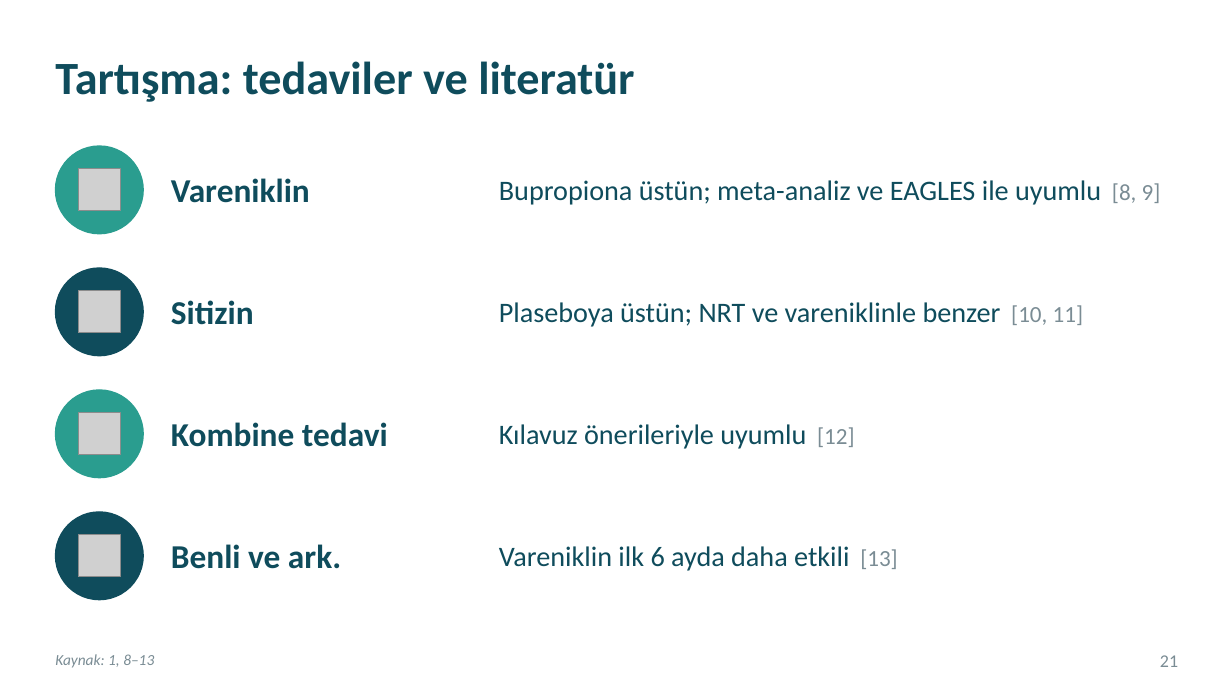
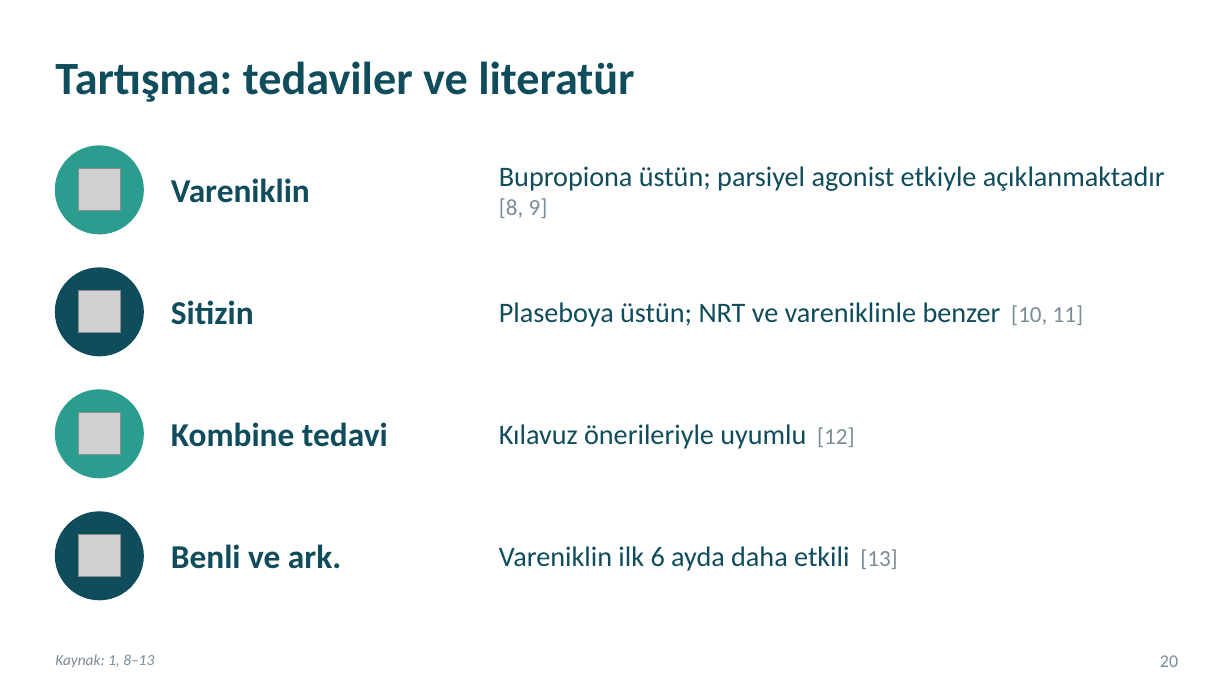
Before and after one commit to kiranahmet/Claude, a slide deck: slide 20 of Sunumlar/Makale_Sunumu_Sigara_Birakma.pptx (slide 21 before the commit). Drawn at 1232x693 pixels with LibreOffice and Linux fonts; fonts in the diff are those of the drawing; grey boxes stand for pictures. Boxes give left, top, right and bottom in pixels: in the first picture for what was removed or moved away, otherwise in the second. Text is boxed around its words. In the diff, an @@ line names an element or a change of style, - is before the commit and + after.

```diff
--- a/Sunumlar/Makale_Sunumu_Sigara_Birakma.pptx
+++ b/Sunumlar/Makale_Sunumu_Sigara_Birakma.pptx
@@ text at <box>499,166,1165,218</box>: text changed @@
-Bupropiona üstün; meta-analiz ve EAGLES ile uyumlu [8, 9]
+Bupropiona üstün; parsiyel agonist etkiyle açıklanmaktadır [8, 9]
@@ page number at <box>1160,655,1178,667</box>: text changed @@
-21
+20
```
Also in this commit, not shown: 8 other slides changed, 1 slide removed, 1 other file.
